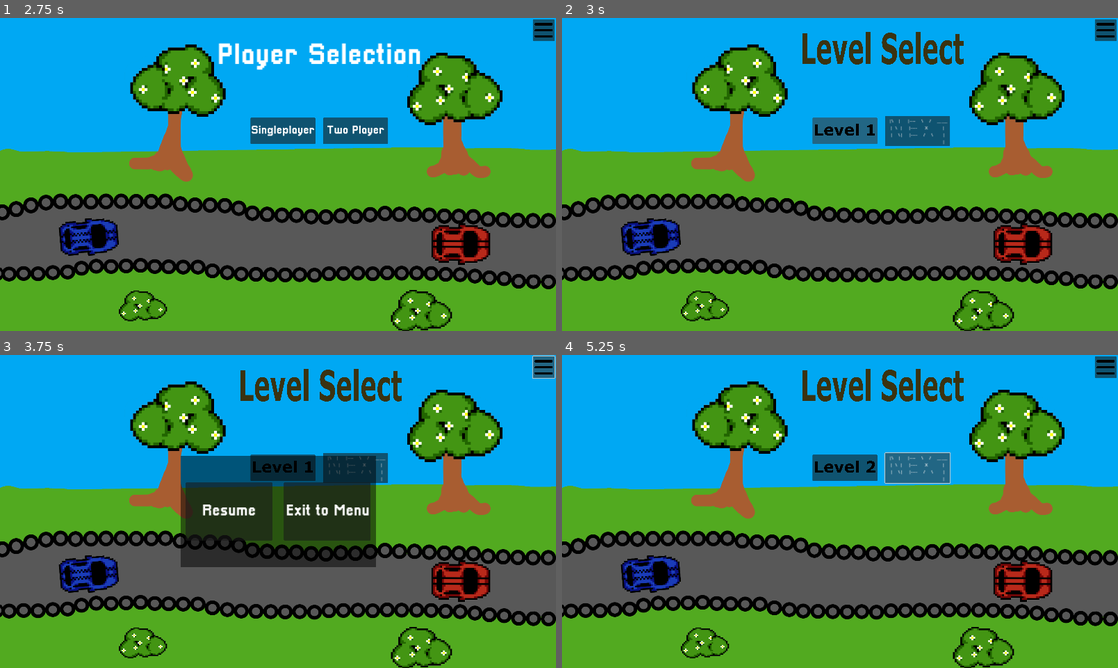
Above: before the commit, frames 1-4 (two rows, left to right).
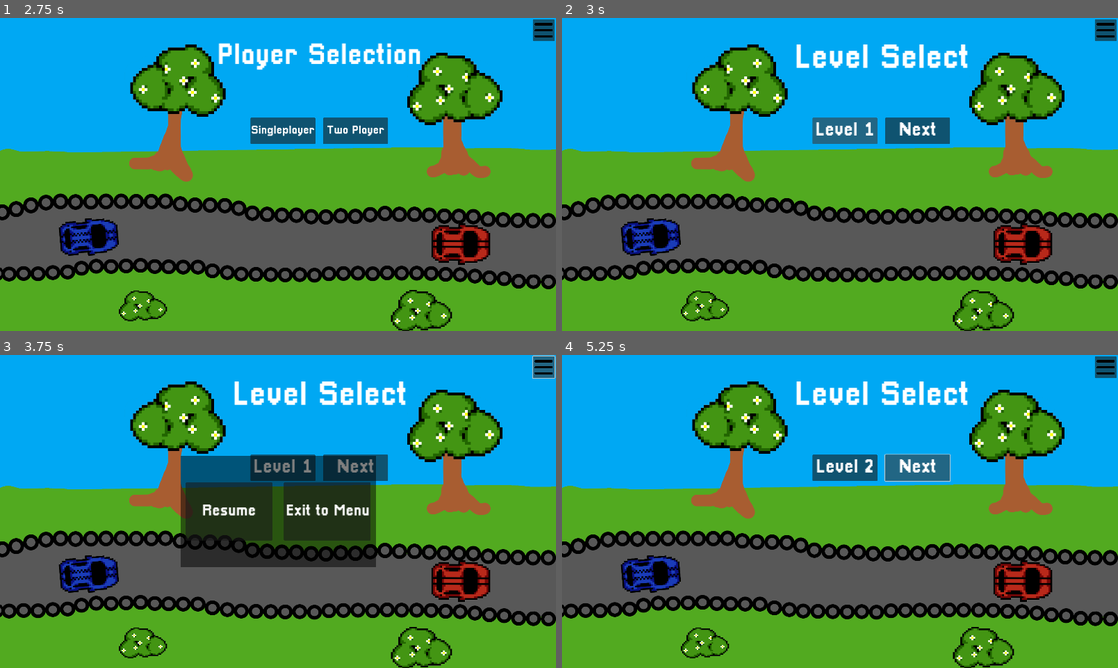
Above: after the commit, the same moments.

Repository: PixelWolf8976/BAISD-AT-at-game
Game: Godot game, scene res://Scenes/main_menu.tscn
Two runs of this game, one before a commit and one after it. Both use one fixed random seed, a clock stepped at 60 frames per second and the inputs below.
Inputs (mouse positions are in pixels of both pictures, inside the frame that each line leads up to):
- Up to frame 1 (2.75 s): click "Play" at 0.5 s; click (544, 30) at 1.27 s; click "Resume" at 2 s
- Up to frame 2 (3 s): click (845, 130) at 2.75 s
- Up to frame 3 (3.75 s): click (544, 367) at 3.52 s
- Up to frame 4 (5.25 s): click "Resume" at 4.25 s; click (917, 467) at 5 s, where only the run before the commit has a clickable "|\ | |---- \ / _____ | \ | |-…"

Frame 1 is identical in both runs. In frame 2, 2.6% of the frame differs, in the area x 42-73%, y 4-41%; in frame 3, 2.6%; in frame 4, 2.7%, in the area x 42-73%, y 4-42%.

Commit message:
Finished changing fonts for all text

Diff:
--- a/Scenes/Level Select.tscn
+++ b/Scenes/Level Select.tscn
@@ -1,12 +1,17 @@
-[gd_scene load_steps=8 format=3 uid="uid://bb7832r2ujysd"]
+[gd_scene load_steps=7 format=3 uid="uid://bb7832r2ujysd"]
 
 [ext_resource type="Texture2D" uid="uid://c72hmubie0g6j" path="res://Resources/Main menue.png" id="1_m0unk"]
 [ext_resource type="Script" path="res://Resources/Level Select Script.gd" id="1_siwes"]
-[ext_resource type="Texture2D" uid="uid://ddvry1dxl7q8o" path="res://Resources/Level Select.png" id="2_qmq0w"]
 [ext_resource type="PackedScene" uid="uid://c4i0kiiyqsnlp" path="res://Scenes/constant_ui.tscn" id="2_t6fss"]
-[ext_resource type="Texture2D" uid="uid://bbn4yffr22qi3" path="res://Resources/Level 1.png" id="3_fyfma"]
-[ext_resource type="Texture2D" uid="uid://dn0p2jysxj1jp" path="res://Resources/Level 2.png" id="4_yb2y2"]
-[ext_resource type="Texture2D" uid="uid://vkxaxhg6gnhf" path="res://Resources/Level 3.png" id="5_k4l0e"]
+[ext_resource type="FontFile" uid="uid://xr3kdpi70bvj" path="res://Resources/Pixellari.ttf" id="4_ptcp6"]
+
+[sub_resource type="LabelSettings" id="LabelSettings_6vjdx"]
+font = ExtResource("4_ptcp6")
+font_size = 65
+
+[sub_resource type="LabelSettings" id="LabelSettings_tx5hg"]
+font = ExtResource("4_ptcp6")
+font_size = 115
 
 [node name="Track Selector" type="Control"]
 layout_mode = 3
@@ -25,20 +30,6 @@
 offset_bottom = 40.0
 texture = ExtResource("1_m0unk")
 
-[node name="TextureRect2" type="TextureRect" parent="."]
-layout_mode = 1
-anchors_preset = 15
-anchor_right = 1.0
-anchor_bottom = 1.0
-offset_left = 823.0
-offset_top = 41.0
-offset_right = -532.0
-offset_bottom = -893.0
-grow_horizontal = 2
-grow_vertical = 2
-texture = ExtResource("2_qmq0w")
-expand_mode = 1
-
 [node name="Button" type="Button" parent="."]
 layout_mode = 1
 anchors_preset = 15
@@ -50,12 +41,16 @@
 offset_bottom = -645.0
 grow_horizontal = 2
 grow_vertical = 2
-text = " |\\    |     |----     \\     /     _____
-|  \\  |     |----       X            |
-|    \\|     |----     /     \\        |
-                                           |"
 icon_alignment = 1
 expand_icon = true
+
+[node name="Label" type="Label" parent="Button"]
+offset_right = 224.0
+offset_bottom = 91.0
+text = "Next"
+label_settings = SubResource("LabelSettings_6vjdx")
+horizontal_alignment = 1
+vertical_alignment = 1
 
 [node name="Level1Button" type="Button" parent="."]
 layout_mode = 1
@@ -68,9 +63,17 @@
 offset_bottom = -645.0
 grow_horizontal = 2
 grow_vertical = 2
-icon = ExtResource("3_fyfma")
 icon_alignment = 1
 expand_icon = true
+
+[node name="Label" type="Label" parent="Level1Button"]
+layout_mode = 0
+offset_right = 224.0
+offset_bottom = 91.0
+text = "Level 1"
+label_settings = SubResource("LabelSettings_6vjdx")
+horizontal_alignment = 1
+vertical_alignment = 1
 
 [node name="Level2Button" type="Button" parent="."]
 visible = false
@@ -84,9 +87,16 @@
 offset_bottom = -645.0
 grow_horizontal = 2
 grow_vertical = 2
-icon = ExtResource("4_yb2y2")
 icon_alignment = 1
 expand_icon = true
+
+[node name="Label" type="Label" parent="Level2Button"]
+offset_right = 224.0
+offset_bottom = 91.0
+text = "Level 2"
+label_settings = SubResource("LabelSettings_6vjdx")
+horizontal_alignment = 1
+vertical_alignment = 1
 
 [node name="Level3Button" type="Button" parent="."]
 visible = false
@@ -100,9 +110,27 @@
 offset_bottom = -645.0
 grow_horizontal = 2
 grow_vertical = 2
-icon = ExtResource("5_k4l0e")
 icon_alignment = 1
 expand_icon = true
+
+[node name="Label" type="Label" parent="Level3Button"]
+offset_right = 224.0
+offset_bottom = 91.0
+text = "Level 3"
+label_settings = SubResource("LabelSettings_6vjdx")
+horizontal_alignment = 1
+vertical_alignment = 1
+
+[node name="Title" type="Label" parent="."]
+layout_mode = 0
+offset_left = 803.0
+offset_top = 84.0
+offset_right = 1407.0
+offset_bottom = 200.0
+text = "Level Select"
+label_settings = SubResource("LabelSettings_tx5hg")
+horizontal_alignment = 1
+vertical_alignment = 1
 
 [connection signal="pressed" from="Button" to="." method="_on_button_pressed"]
 [connection signal="pressed" from="Level1Button" to="." method="_on_level_1_button_pressed"]
--- a/Scenes/stopwatch_ui.tscn
+++ b/Scenes/stopwatch_ui.tscn
@@ -5,7 +5,8 @@
 [ext_resource type="FontFile" uid="uid://xr3kdpi70bvj" path="res://Resources/Pixellari.ttf" id="3_pmwrx"]
 
 [sub_resource type="LabelSettings" id="LabelSettings_dwvjg"]
-font_size = 60
+font = ExtResource("3_pmwrx")
+font_size = 75
 
 [sub_resource type="LabelSettings" id="LabelSettings_1f6tm"]
 font = ExtResource("3_pmwrx")
